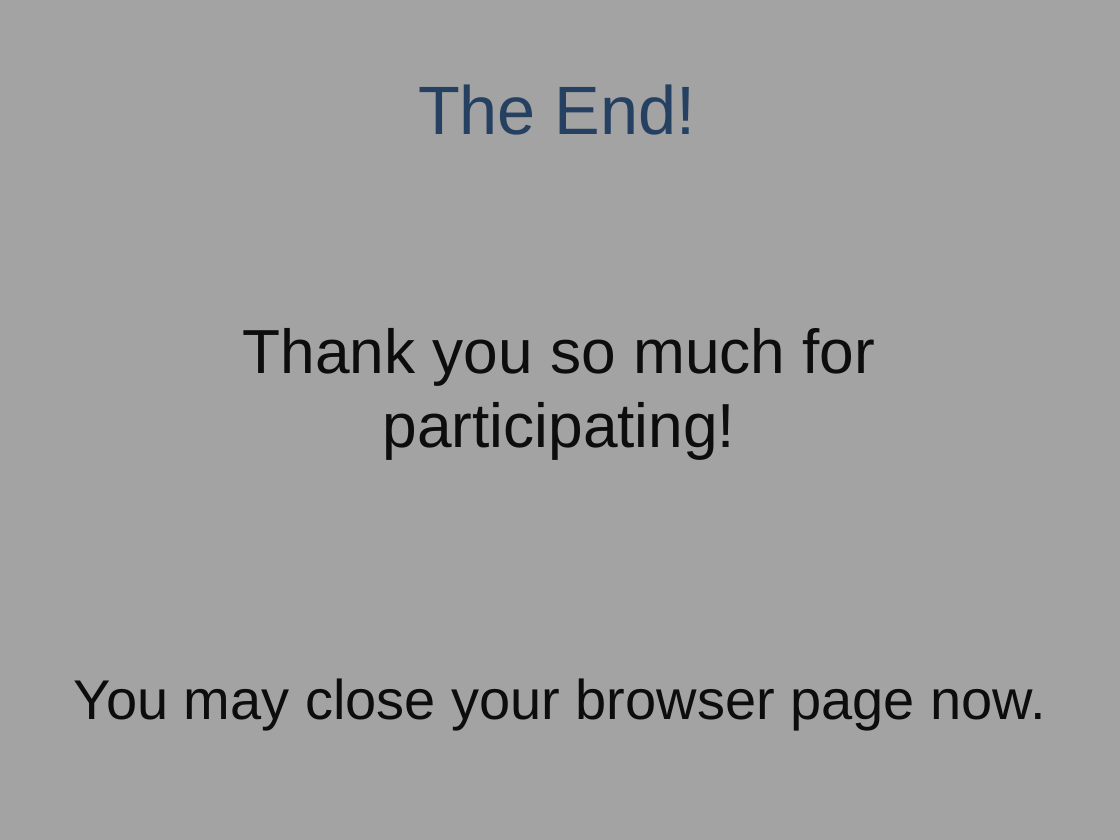
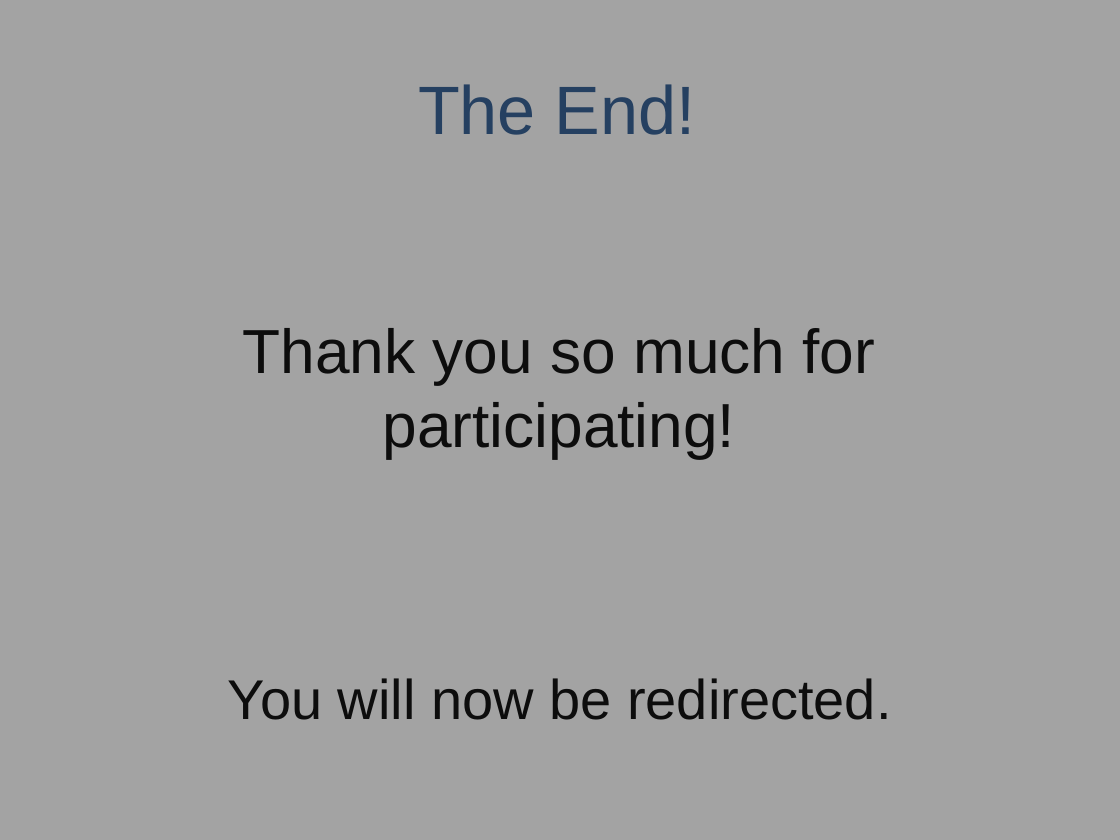
Before and after one commit to raj925/raj925.github.io, a slide deck: slide 18 of AdvisorChoice/instructions/Experiment 1a Instructions.pptx. Drawn at 1120x840 pixels with LibreOffice and Linux fonts; fonts in the diff are those of the drawing. Boxes give left, top, right and bottom in pixels: in the first picture for what was removed or moved away, otherwise in the second. Text is boxed around its words. In the diff, an @@ line names an element or a change of style, - is before the commit and + after.

```diff
--- a/AdvisorChoice/instructions/Experiment 1a Instructions.pptx
+++ b/AdvisorChoice/instructions/Experiment 1a Instructions.pptx
@@ text at [228,678,891,720]: text changed @@
-You may close your browser page now.
+You will now be redirected.
```
Also in this commit, not shown: 9 other files.
